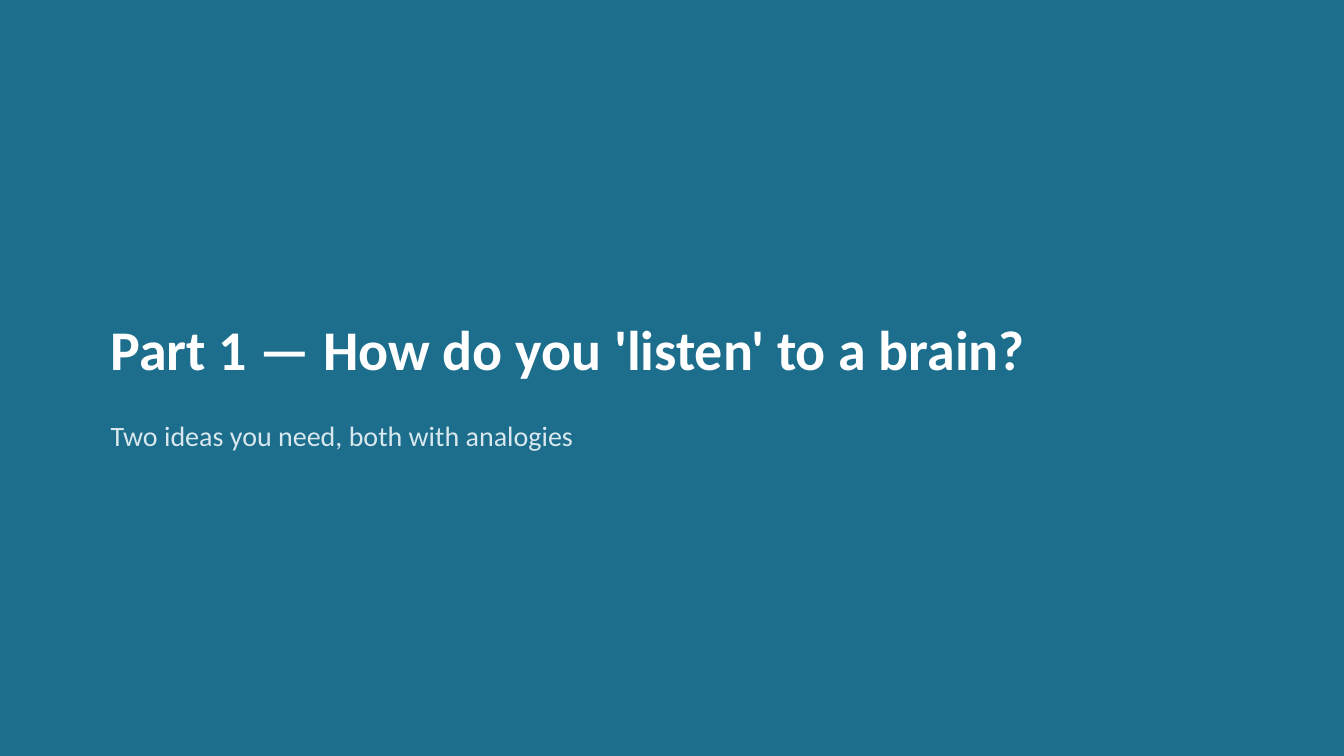
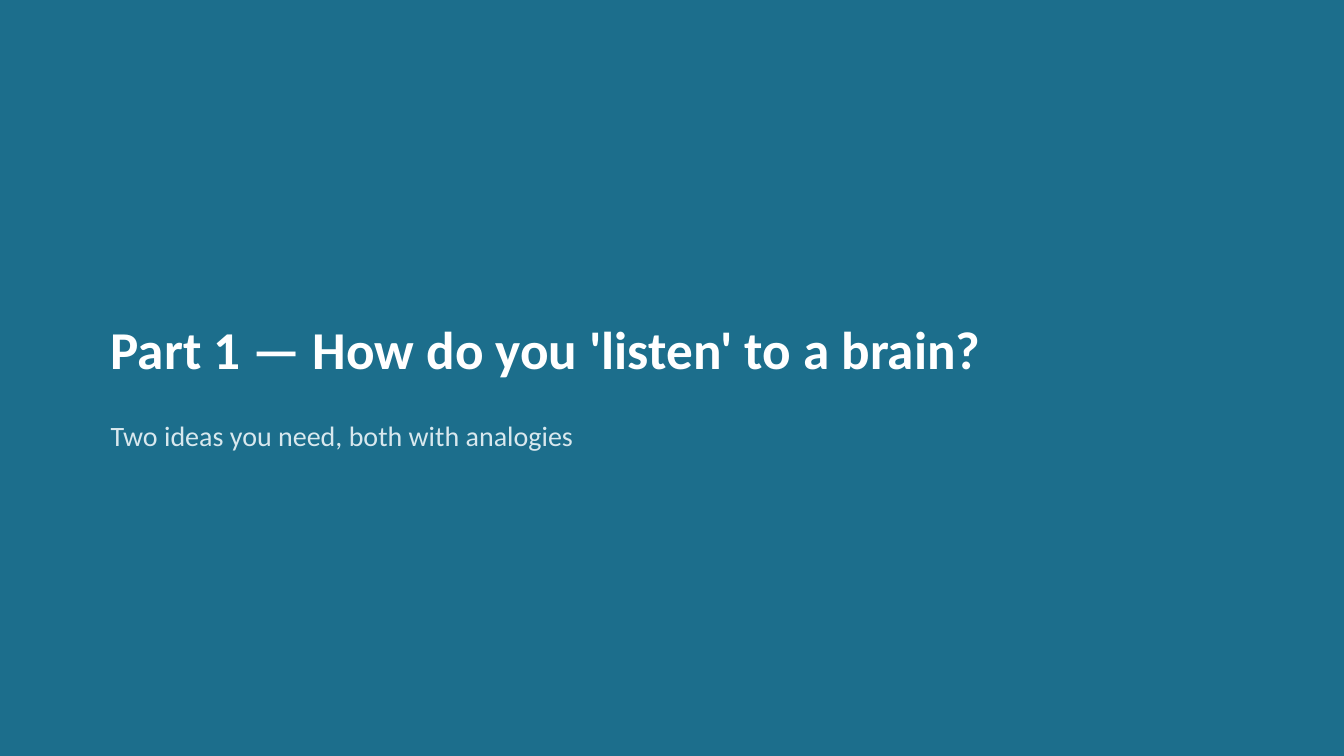
Before and after one commit to wehabit/hpaticmousebuzsakilab, a slide deck: slide 5 of presentation/haptic_brain_talk.pptx. Drawn at 1344x756 pixels with LibreOffice and Linux fonts; fonts in the diff are those of the drawing. Boxes give left, top, right and bottom in pixels: in the first picture for what was removed or moved away, otherwise in the second. Text is boxed around its words. In the diff, an @@ line names an element or a change of style, - is before the commit and + after.

```diff
--- a/presentation/haptic_brain_talk.pptx
+++ b/presentation/haptic_brain_talk.pptx
@@ text "Part 1 — How do ..." at (111, 331, 980, 378): size 40 to 38 pt @@
```
Also in this commit, not shown: 7 other slides changed, 3 other files.
